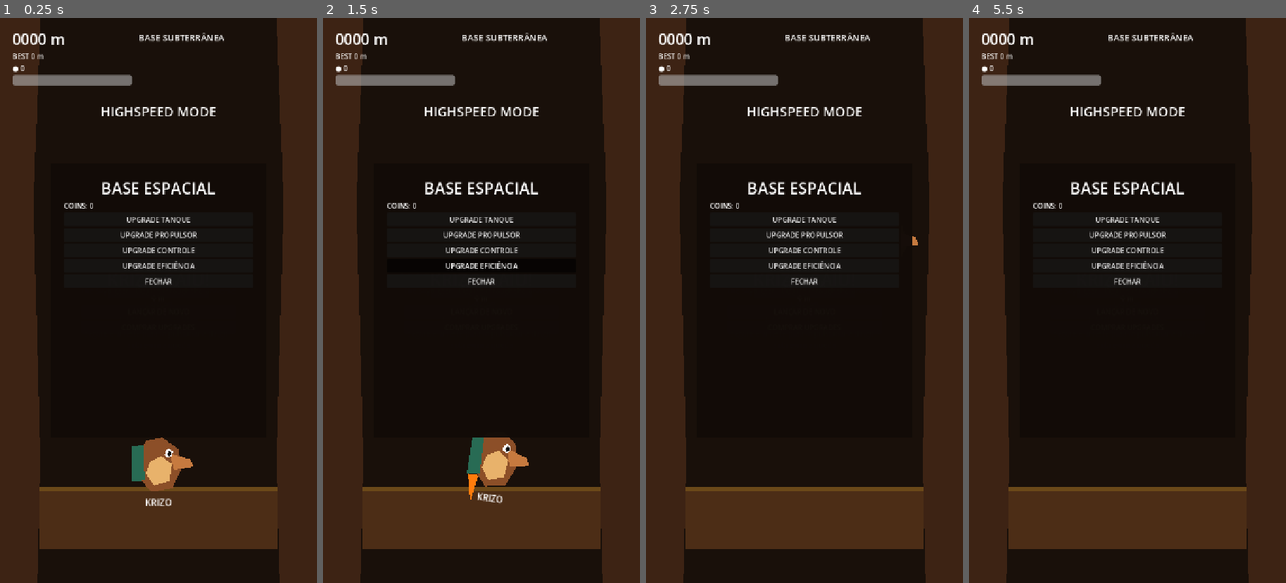
Above: before the commit, frames 1-4 (left to right).
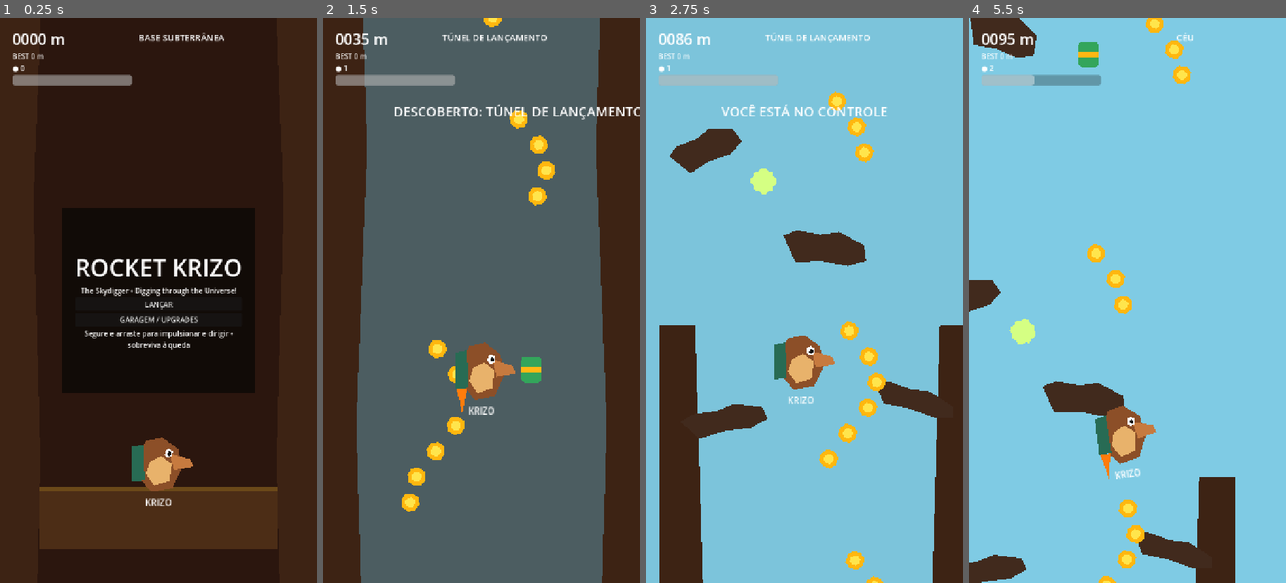
Above: after the commit, the same moments.

Repository: andrefa/krizo
Game: Godot game, scene res://scenes/game/game.tscn
The game is run twice, just before and just after one commit, with the same random seed, the same clock (stepped at 60 frames per second) and the same inputs.
Inputs (mouse positions are in pixels of both pictures, inside the frame that each line leads up to):
- Up to frame 1 (0.25 s): no input
- Up to frame 2 (1.5 s): click "LANÇAR" at 0.5 s; move the mouse to (551, 272) at 1.27 s; press the mouse at (551, 272) at 1.28 s; hold D (move_right) from 1.28 s (still down)
- Up to frame 3 (2.75 s): release D (move_right) at 2 s; release the mouse at (874, 272) at 2 s; drag from (741, 328) to (788, 413) at 2.02 s
- Up to frame 4 (5.5 s): move the mouse to (1159, 176) at 2.77 s; press the mouse at (1159, 176) at 2.78 s; hold D (move_right) 2.78-3.5 s; release the mouse at (1159, 176) at 3.5 s; drag from (1111, 413) to (1032, 215) at 3.52 s; move the mouse to (1222, 385) at 4.27 s; press the mouse at (1222, 385) at 4.28 s; hold A (move_left) 4.28-5 s; release the mouse at (1222, 385) at 5 s; drag from (1032, 215) to (1079, 159) at 5.02 s

The runs differ from the first frame. In frame 1, 16% of the frame differs, in the area x 16-84%, y 15-75%; in frame 2, 77%; in frame 3, 92%; in frame 4, 97%, in the area x 0-100%, y 0-100%.
Error before the commit: Parse Error: No constructor of "PackedVector2Array" matches the signature "PackedVector2Array(Vector2, Vector2)". (res://scripts/game/game.gd:84)

Commit message:
Fix best marker PackedVector2Array construction for Godot 4.7

Diff:
--- a/scripts/game/game.gd
+++ b/scripts/game/game.gd
@@ -59,7 +59,6 @@
 
 	generator.update_for_player(krizo.global_position, max_altitude)
 
-	# The original GDD defines failure only as falling beyond the allowed limit.
 	if krizo.global_position.y > camera.global_position.y + 850.0 / camera.zoom.y:
 		krizo.crash()
 
@@ -81,7 +80,7 @@
 	var line: Line2D = Line2D.new()
 	line.width = 3.0
 	line.default_color = Color(1.0, 0.78, 0.22, 0.72)
-	line.points = PackedVector2Array(Vector2(-330.0, 0.0), Vector2(330.0, 0.0))
+	line.points = PackedVector2Array([Vector2(-330.0, 0.0), Vector2(330.0, 0.0)])
 	best_marker.add_child(line)
 
 	var marker_label: Label = Label.new()
